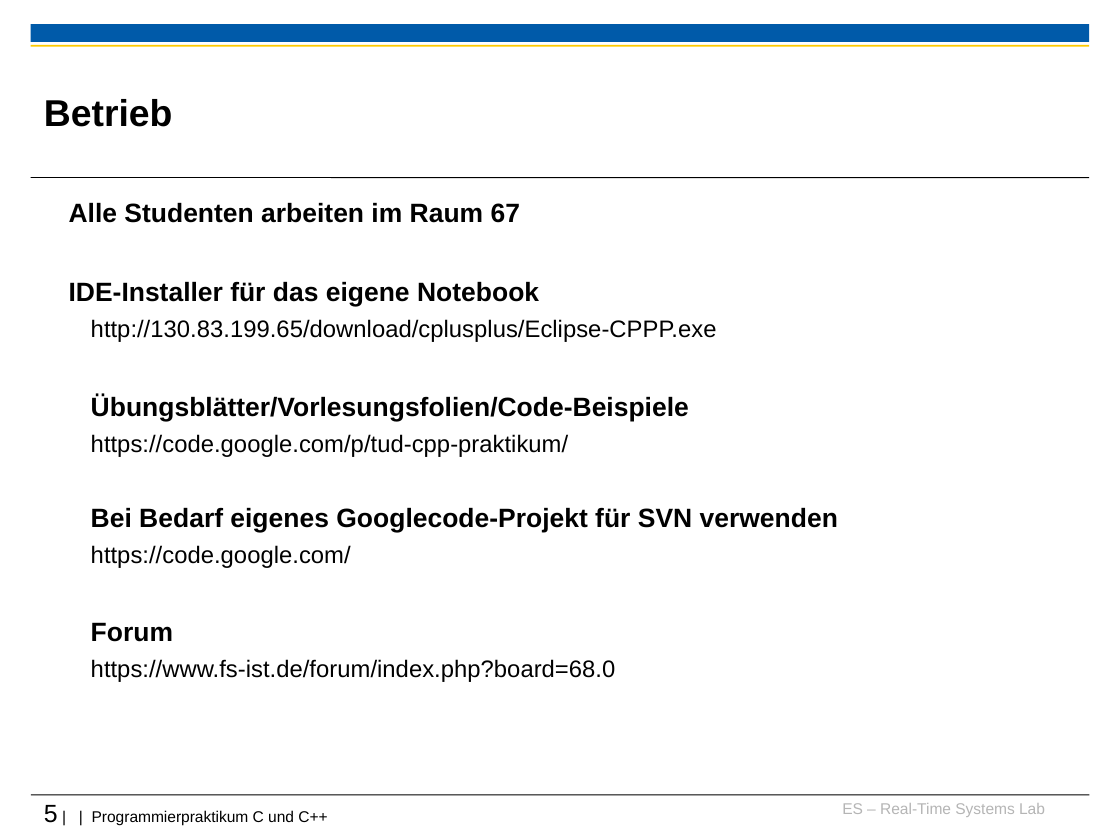
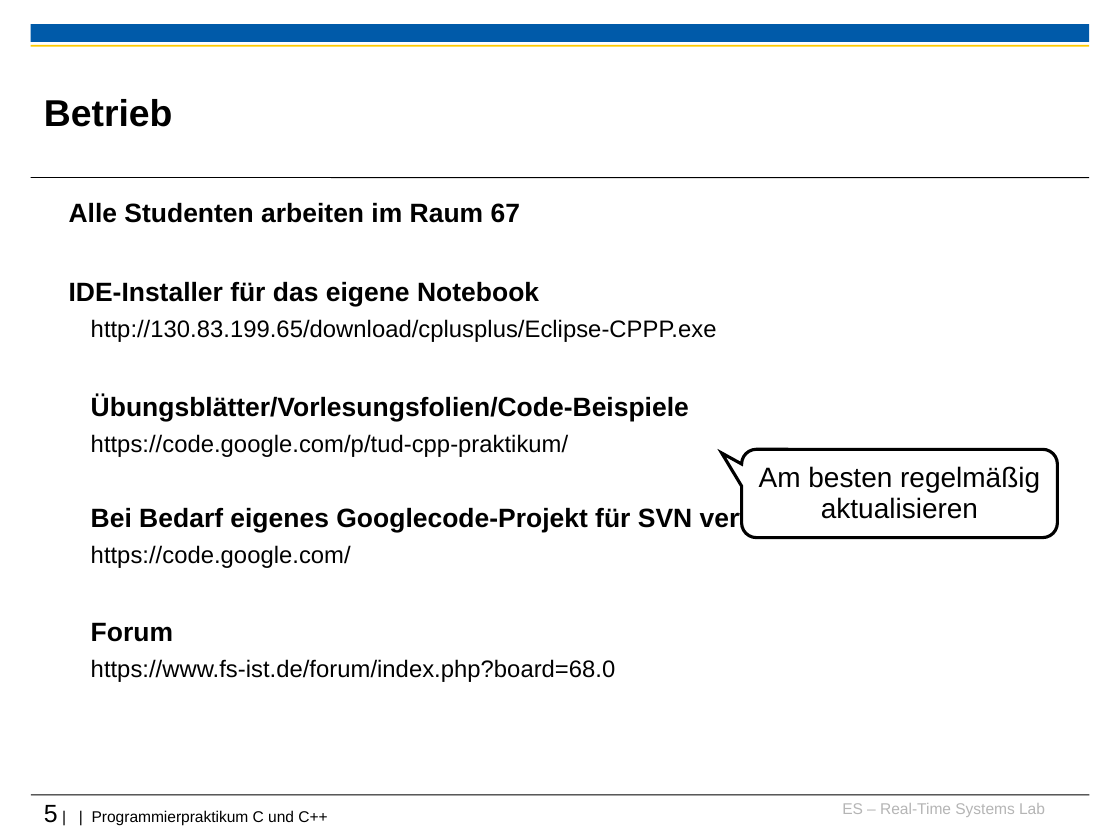
Before and after one commit to h82k/tud-cppp, a slide deck: slide 5 of Vorlesung/0 Organisatorisches_F6.ppt. Drawn at 1120x840 pixels with LibreOffice and Linux fonts; fonts in the diff are those of the drawing; background and template pictures are left out. Boxes give left, top, right and bottom in pixels: in the first picture for what was removed or moved away, otherwise in the second. Text is boxed around its words. In the diff, an @@ line names an element or a change of style, - is before the commit and + after.

```diff
--- a/Vorlesung/0 Organisatorisches_F6.ppt
+++ b/Vorlesung/0 Organisatorisches_F6.ppt
@@ rounded speech box added at bbox=[741, 449, 1057, 538], fill #FFFFFF, outline #000000 2.01 pt, 18 pt, text #000000 @@
+Am besten regelmäßig aktualisieren
```
Also in this commit, not shown: 2 other slides changed, 3 slides added, 4 other files.
